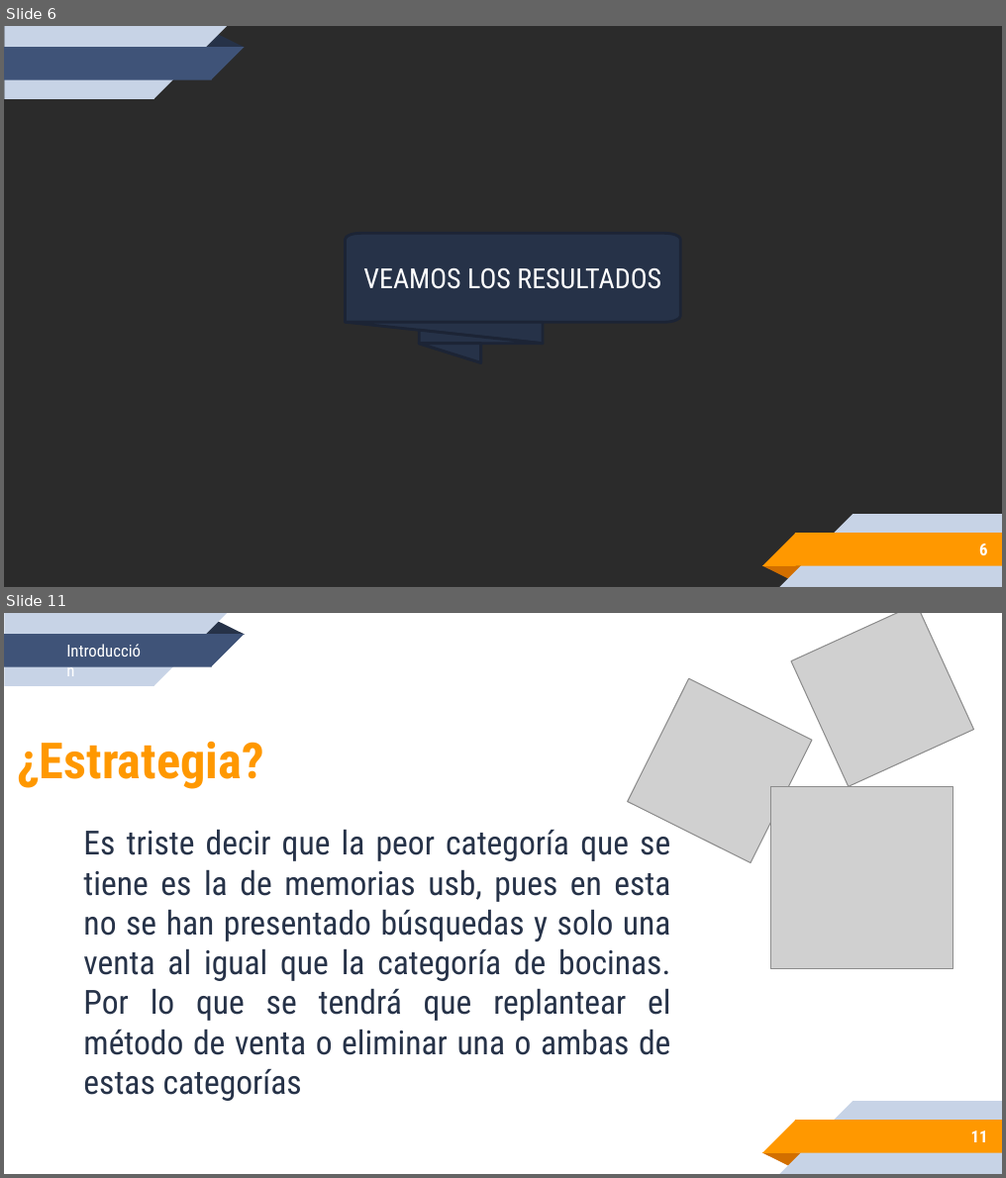
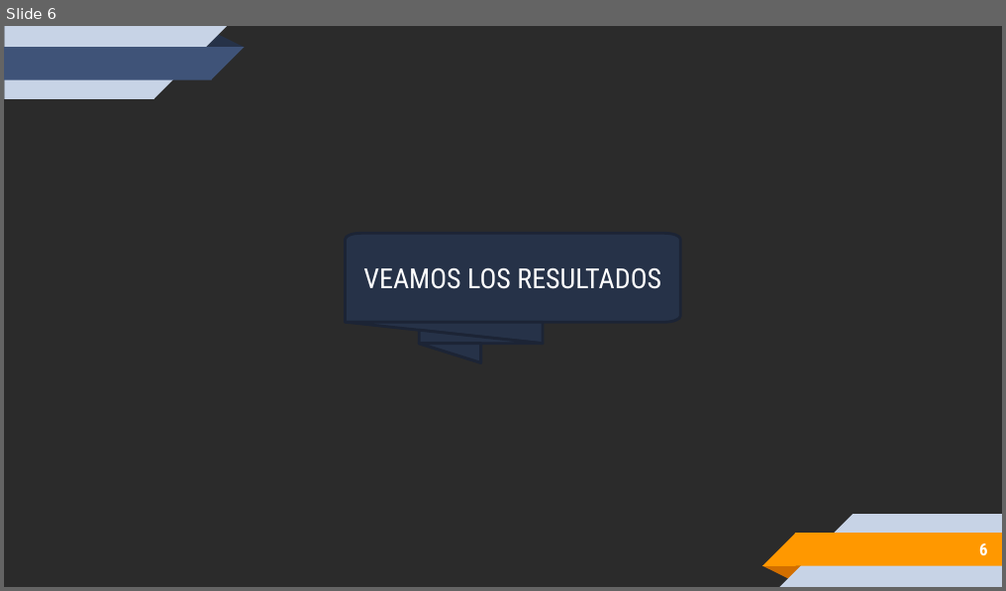
Before and after one commit to DeniseArias/EmTechProyecto2, a slide deck: REPORTE-02-ARIAS-DENISE.pptx. Shown one above the other, each under a label of ours: slides 6 and 11 before the commit, slide 6 after it; the slides between them are not shown. The pictures are 1006x1178 and 1006x591 pixels, drawn with LibreOffice and Linux fonts; fonts in the diff are those of the drawing; grey boxes stand for pictures; background and template pictures are left out; a plain dark background stands for a picture behind light text. Boxes give left, top, right and bottom in pixels: in the first picture for what was removed or moved away, otherwise in the second. Text is boxed around its words. In the diff, an @@ line names an element or a change of style, - is before the commit and + after.

```diff
--- a/REPORTE-02-ARIAS-DENISE.pptx
+++ b/REPORTE-02-ARIAS-DENISE.pptx
@@ slide 11 removed at bbox=[4, 613, 1002, 1174], background #FFFFFF; not listed: 10 template elements that a slide beside it also shows @@
@@ text removed at bbox=[56, 636, 158, 665] @@
-Introducción
@@ picture removed at bbox=[791, 613, 973, 786] @@
@@ picture removed at bbox=[627, 678, 812, 863] @@
@@ title removed at bbox=[17, 741, 263, 789] @@
-¿Estrategia?
@@ picture removed at bbox=[770, 786, 953, 969] @@
@@ subtitle removed at bbox=[83, 829, 671, 1101] @@
-Es triste decir que la peor categoría que se tiene es la de memorias usb, pues en esta no se han presentado búsquedas y solo una venta al igual que la categoría de bocinas.
-Por lo que se tendrá que replantear el método de venta o eliminar una o ambas de estas categorías
@@ page number removed at bbox=[971, 1131, 988, 1143] @@
-11
```
Also in this commit, not shown: 4 slides changed, 3 slides added, 3 other slides removed, 2 other files.
